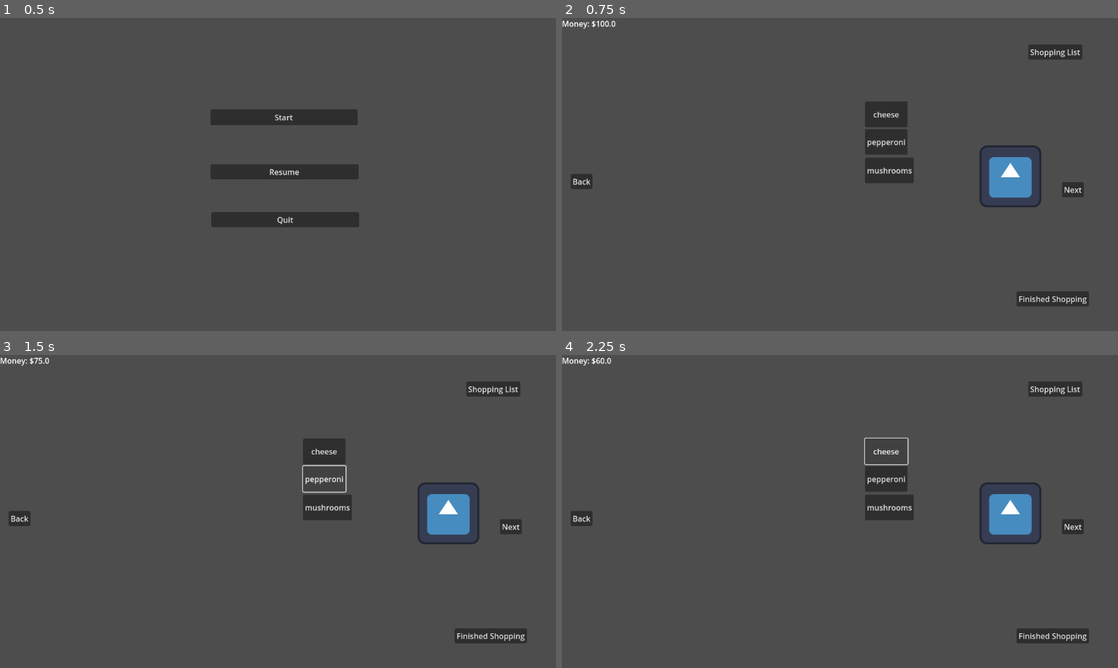
Above: before the commit, frames 1-4 (two rows, left to right).
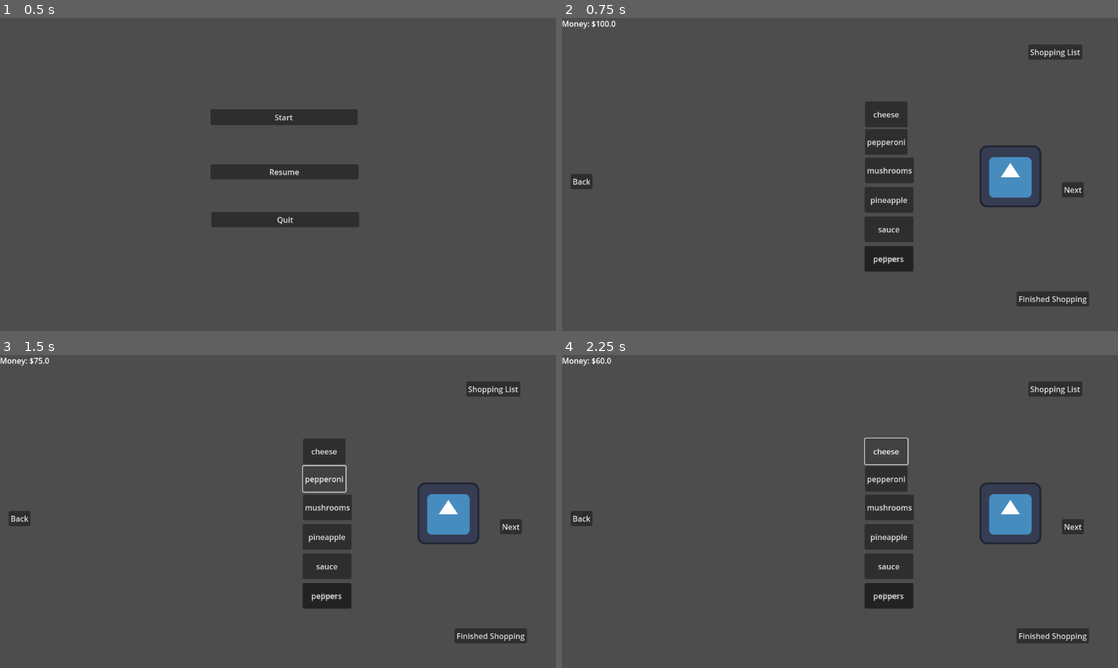
Above: after the commit, the same moments.

Repository: Leone2004/LandLockedLigersGame
Game: Godot game, scene res://Scenes/mainmenu.tscn
The game is run twice, just before and just after one commit, with the same random seed, the same clock (stepped at 60 frames per second) and the same inputs. The engine's default icon, where the game draws it, is replaced by a stand-in: a white triangle on a blue panel in a dark square.
Inputs:
- Up to frame 1 (0.5 s): no input
- Up to frame 2 (0.75 s): click "Start" at 0.5 s
- Up to frame 3 (1.5 s): click "pepperoni" at 1.25 s
- Up to frame 4 (2.25 s): click "cheese" at 2 s

Frame 1 is identical in both runs. In frame 2, 2.1% of the frame differs, in the area x 54-64%, y 54-82%; in frame 3, 2.1%; in frame 4, 2.1%.

Commit message:
updated more ingredients

Diff:
--- a/cookingupsuccessgame/Scenes/GroceryStore.tscn
+++ b/cookingupsuccessgame/Scenes/GroceryStore.tscn
@@ -74,6 +74,38 @@
 offset_bottom = 18.0
 text = "mushrooms"
 
+[node name="pineapple" type="Button" parent="Control"]
+layout_mode = 0
+offset_left = 51.0
+offset_top = 26.0
+offset_right = 152.0
+offset_bottom = 79.0
+text = "pineapple"
+
+[node name="sauce" type="Button" parent="Control"]
+layout_mode = 0
+offset_left = 51.0
+offset_top = 87.0
+offset_right = 152.0
+offset_bottom = 140.0
+text = "sauce"
+
+[node name="olives" type="Button" parent="Control"]
+layout_mode = 0
+offset_left = 51.0
+offset_top = 148.0
+offset_right = 152.0
+offset_bottom = 201.0
+text = "olives"
+
+[node name="peppers" type="Button" parent="Control"]
+layout_mode = 0
+offset_left = 51.0
+offset_top = 148.0
+offset_right = 152.0
+offset_bottom = 201.0
+text = "peppers"
+
 [node name="Camera2D" type="Camera2D" parent="."]
 
 [node name="Icon" type="Sprite2D" parent="."]
@@ -98,3 +130,7 @@
 [connection signal="pressed" from="Control/pepperoni" to="Control" method="_on_food_pressed" binds= [0, 25.0]]
 [connection signal="pressed" from="Control/cheese" to="Control" method="_on_food_pressed" binds= [1, 15.0]]
 [connection signal="pressed" from="Control/mushrooms" to="Control" method="_on_food_pressed" binds= [2, 15.0]]
+[connection signal="pressed" from="Control/pineapple" to="Control" method="_on_food_pressed" binds= [3, 15.0]]
+[connection signal="pressed" from="Control/sauce" to="Control" method="_on_food_pressed" binds= [4, 15.0]]
+[connection signal="pressed" from="Control/olives" to="Control" method="_on_food_pressed" binds= [5, 15.0]]
+[connection signal="pressed" from="Control/peppers" to="Control" method="_on_food_pressed" binds= [5, 15.0]]
--- a/cookingupsuccessgame/Scripts/global.gd
+++ b/cookingupsuccessgame/Scripts/global.gd
@@ -4,4 +4,4 @@
 
 # Suggested New Variable System
 var ingredients = [0,0,0,0,0]
-var food = ["pepperoni", "cheese", "mushrooms", "sauce","pepper"]
+var food = ["pepperoni", "cheese", "mushrooms", "sauce","olives", "peppers"]
